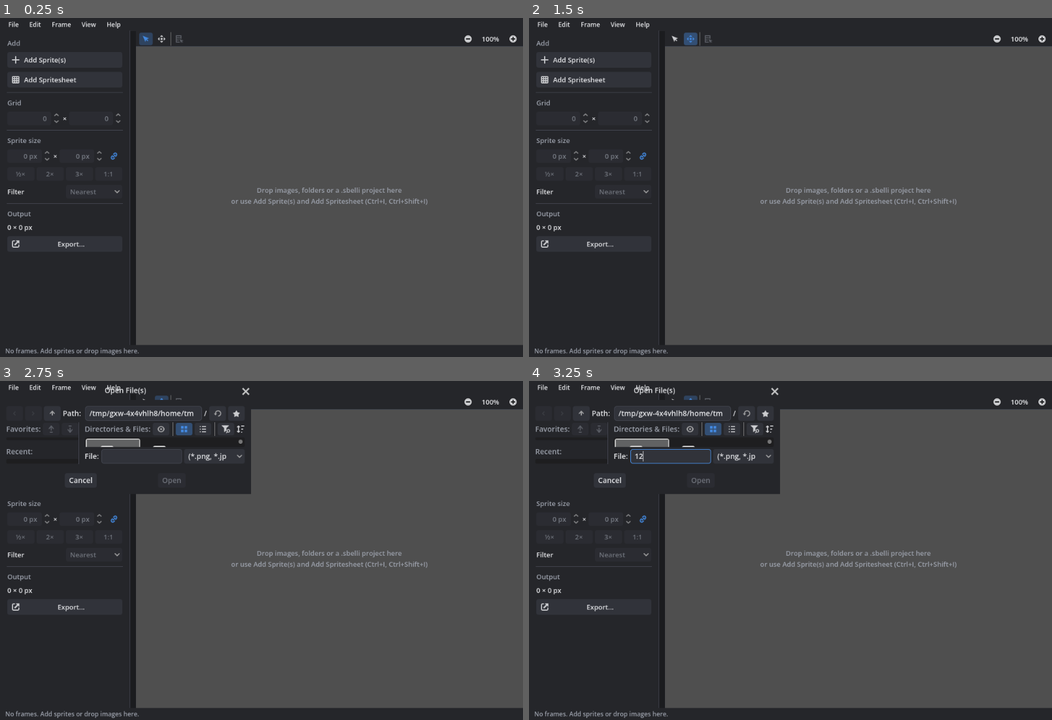
Above: before the commit, frames 1-4 (two rows, left to right).
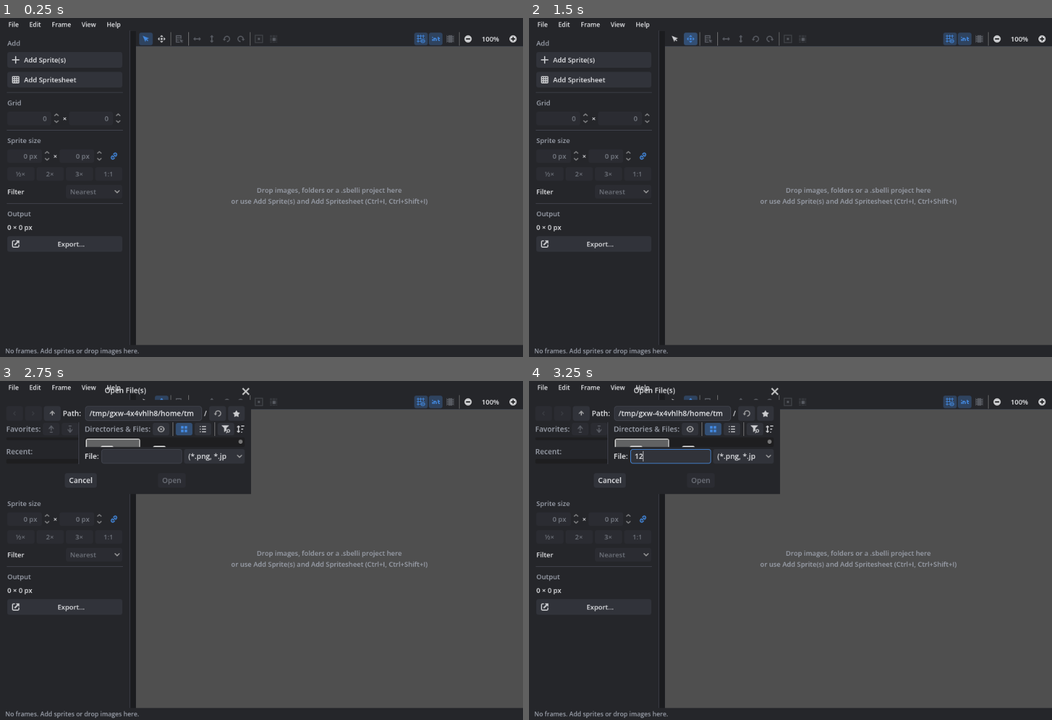
Above: after the commit, the same moments.

Repository: caleb-tognoli/spritesheetbelli
Game: Godot game, scene res://ui/main/main.tscn
The game is run twice, just before and just after one commit, with the same random seed, the same clock (stepped at 60 frames per second) and the same inputs.
Inputs (mouse positions are in pixels of both pictures, inside the frame that each line leads up to):
- Up to frame 1 (0.25 s): no input
- Up to frame 2 (1.5 s): click (675, 38) at 0.52 s; click (691, 38) at 1.27 s
- Up to frame 3 (2.75 s): click "Add Sprite(s)" at 2 s
- Up to frame 4 (3.25 s): click (670, 455) at 2.77 s; type "12" at 2.85 s

The runs differ from the first frame. In frame 1, 0.3% of the frame differs, in the area x 36-88%, y 4-9%; in frame 2, 0.3%; in frame 3, 0.3%; in frame 4, 0.3%.

Commit message:
Toolbar: flip and rotate, Align in Cell, Trim and view toggles
The toolbar gets buttons for Flip H/V and Rotate, an Align in Cell
button that opens its menu, Trim, and toggles for grid lines (G), frame
numbers (N) and the animation preview (P). Buttons are made from the
actions, so they share icons, shortcuts in their tooltips and enabled
and checked states; Actions refresh when settings change. Grid lines
and frame numbers are also in the View menu.

Diff:
--- /dev/null
+++ b/assets/icons/AnimatedTexture.svg
@@ -0,0 +1 @@
+<svg xmlns="http://www.w3.org/2000/svg" width="16" height="16"><path fill="#e0e0e0" d="M1 1v14h1v-2h2v2h8v-2h2v2h1V1h-1v2h-2V1H4v2H2V1zm1 4h2v2H2zm10 0h2v2h-2zM2 9h2v2H2zm10 0h2v2h-2z"/></svg>
--- /dev/null
+++ b/assets/icons/GridToggle.svg
@@ -0,0 +1 @@
+<svg xmlns="http://www.w3.org/2000/svg" width="16" height="16"><path fill="#e0e0e0" d="M2 0v2H0v1h2v4H0v1h2v4H0v1h2v2h1v-2h3.125A5.5 5 0 0 1 6 12H3V8h4v1.143a5.5 5 0 0 1 1-.99V8h.223A5.5 5 0 0 1 11.5 7H8V3h4v4h-.5a5.5 5 0 0 1 3.297 1H15V7h-2V3h2V2h-2V0h-1v2H8V0H7v2H3V0H2zm1 3h4v4H3V3zm8.485 5.261c-1.648 0-3.734 1.256-4.485 3.68a.645.645 0 0 0-.004.367C7.721 14.846 9.873 16 11.486 16c1.612 0 3.764-1.154 4.489-3.692a.645.645 0 0 0 0-.356c-.71-2.443-2.842-3.691-4.49-3.691zm0 1.29a2.58 2.58 0 0 1 0 5.16 2.58 2.58 0 0 1 0-5.16zm0 1.29a1.29 1.29 0 0 0 0 2.58 1.29 1.29 0 0 0 0-2.58z"/></svg>
--- /dev/null
+++ b/assets/icons/int.svg
@@ -0,0 +1 @@
+<svg xmlns="http://www.w3.org/2000/svg" width="16" height="12"><path fill="#e0e0e0" d="m1 2v2h2v-2zm11 0v5a3 3 0 0 0 3 3h1v-2h-1a1 1 0 0 1 -1-1v-1h2v-2h-2v-2zm-8 2v6h2v-4h1a1 1 0 0 1 1 1v3h2v-3a3 3 0 0 0 -3-3h-1zm-3 2v4h2v-4z"/></svg>
--- a/project.godot
+++ b/project.godot
@@ -153,6 +153,16 @@
 "events": [Object(InputEventKey,"resource_local_to_scene":false,"resource_name":"","device":-1,"window_id":0,"alt_press …(190 unchanged characters)…
 ]
 }
+toggle_grid={
+"deadzone": 0.2,
+"events": [Object(InputEventKey,"resource_local_to_scene":false,"resource_name":"","device":-1,"window_id":0,"alt_pressed":false,"shift_pressed":false,"ctrl_pressed":false,"meta_pressed":false,"pressed":false,"keycode":71,"physical_keycode":0,"key_label":0,"unicode":0,"location":0,"echo":false,"script":null)
+]
+}
+toggle_indices={
+"deadzone": 0.2,
+"events": [Object(InputEventKey,"resource_local_to_scene":false,"resource_name":"","device":-1,"window_id":0,"alt_pressed":false,"shift_pressed":false,"ctrl_pressed":false,"meta_pressed":false,"pressed":false,"keycode":78,"physical_keycode":0,"key_label":0,"unicode":0,"location":0,"echo":false,"script":null)
+]
+}
 toggle_history={
 "deadzone": 0.2,
 "events": [Object(InputEventKey,"resource_local_to_scene":false,"resource_name":"","device":-1,"window_id":0,"command_o …(184 unchanged characters)…
--- a/scripts/autoloaded/actions.gd
+++ b/scripts/autoloaded/actions.gd
@@ -12,6 +12,8 @@
 func _ready() -> void:
 	Global.spritesheet.updated.connect(refresh)
 	Global.document.changed.connect(refresh)
+	# Toggles can follow settings
+	Settings.changed.connect(refresh.unbind(1))
 
 
 func add(
--- a/tests/unit/test_actions.gd
+++ b/tests/unit/test_actions.gd
@@ -184,3 +184,32 @@
 	get_viewport().push_input(event)
 	await get_tree().process_frame
 	assert_eq(sheet.get_frame_rect_in_cell(Vector2i(0, 0)).end.y, 16, "at the bottom")
+
+
+func test_toolbar_buttons_follow_their_actions() -> void:
+	var area: PreviewArea = main.preview_area
+	var flip: Button = area._action_buttons[&"flip_h"]
+	assert_eq(flip.tooltip_text, "Flip Horizontally (H)")
+	main.preview.set_selected_coords([] as Array[Vector2i])
+	await get_tree().process_frame
+	assert_true(flip.disabled, "nothing selected")
+	var align_button: Button = area._menu_buttons.keys()[0]
+	assert_true(align_button.disabled)
+	main.preview.set_selected_coords([Vector2i(0, 0)] as Array[Vector2i])
+	await get_tree().process_frame
+	assert_false(flip.disabled)
+	assert_false(align_button.disabled)
+	var before: Image = Global.spritesheet.frames[Vector2i(0, 0)]
+	flip.pressed.emit()
+	assert_ne(Global.spritesheet.frames[Vector2i(0, 0)], before, "runs the action")
+
+	var grid: Button = area._action_buttons[&"toggle_grid"]
+	assert_true(grid.button_pressed)
+	grid.button_pressed = false
+	grid.pressed.emit()
+	await get_tree().process_frame
+	assert_false(Settings.get_value(&"show_grid"))
+	assert_false(main.preview.show_grid)
+	Settings.set_value(&"show_grid", true)
+	await get_tree().process_frame
+	assert_true(grid.button_pressed, "follows the setting")
--- a/ui/main/main_ui.gd
+++ b/ui/main/main_ui.gd
@@ -46,6 +46,9 @@
 	&"align_center": preload("res://assets/icons/ControlAlignCenter.svg"),
 	&"add_outline": preload("res://assets/icons/Rectangle.svg"),
 	&"trim": preload("res://assets/icons/RegionEdit.svg"),
+	&"toggle_grid": preload("res://assets/icons/GridToggle.svg"),
+	&"toggle_indices": preload("res://assets/icons/int.svg"),
+	&"toggle_animation": preload("res://assets/icons/AnimatedTexture.svg"),
 	&"insert_row": preload("res://assets/icons/ExpandTree.svg"),
 	&"remove_row": preload("res://assets/icons/CollapseTree.svg"),
 	&"move_row_up": preload("res://assets/icons/MoveUp.svg"),
@@ -55,6 +58,12 @@
 }
 ## Pixels to scale before it's done on worker threads behind a progress bar
 const SLOW_SCALE_WORK := 1_000_000
+## Action buttons in the toolbar, in groups, and the view toggles next to the zoom
+const TOOLBAR_GROUPS := [
+	[&"flip_h", &"flip_v", &"rotate_ccw", &"rotate_cw"],
+	[&"align_menu", &"trim"],
+]
+const TOOLBAR_TOGGLES: Array[StringName] = [&"toggle_grid", &"toggle_indices", &"toggle_animation"]
 ## Actions offered when right-clicking frames
 const CONTEXT_ACTIONS: Array[StringName] = [
 	&"cut",
@@ -209,6 +218,7 @@
 	(%MenuBar as MainMenuBar).recent_files.file_chosen.connect(files.open_recent)
 	_register_actions()
 	preview_area.set_context_actions(CONTEXT_ACTIONS, MainMenuBar.SUBMENUS)
+	preview_area.set_toolbar_actions(TOOLBAR_GROUPS, TOOLBAR_TOGGLES, MainMenuBar.SUBMENUS)
 	preview_area.empty_hint.text = (
 		"Drop images, folders or a .sbelli project here\n"
 		+ "or use Add Sprite(s) and Add Spritesheet (Ctrl+I, Ctrl+Shift+I)"
@@ -489,9 +499,21 @@
 		"Animation Preview",
 		func() -> void: animation.visible = not animation.visible,
 		has_frames,
-		null,
+		ICONS[&"toggle_animation"],
 		func() -> bool: return animation.visible
 	)
+	for toggle: Array in [
+		[&"toggle_grid", "Grid Lines", &"show_grid"],
+		[&"toggle_indices", "Frame Numbers", &"show_indices"],
+	]:
+		Actions.add(
+			toggle[0],
+			toggle[1],
+			func() -> void: Settings.set_value(toggle[2], not Settings.get_value(toggle[2])),
+			Callable(),
+			ICONS[toggle[0]],
+			func() -> bool: return Settings.get_value(toggle[2])
+		)
 
 	add.call(&"undo", "Undo", Global.document.undo, Global.document.can_undo)
 	add.call(&"redo", "Redo", Global.document.redo, Global.document.can_redo)
--- a/ui/main/menu_bar.gd
+++ b/ui/main/menu_bar.gd
@@ -85,6 +85,8 @@
 		&"zoom_reset",
 		&"zoom_fit",
 		&"",
+		&"toggle_grid",
+		&"toggle_indices",
 		&"toggle_animation",
 		&"edit_animations",
 		&"toggle_history",
--- a/ui/spritesheet_preview/preview_area.gd
+++ b/ui/spritesheet_preview/preview_area.gd
@@ -1,7 +1,8 @@
 class_name PreviewArea
 extends Control
 ## The spritesheet preview with its toolbar: the select and move tools, selection
-## buttons and zoom, like the toolbar above Godot's 2D editor.
+## buttons, the actions given to [method set_toolbar_actions] and zoom, like the toolbar
+## above Godot's 2D editor.
 
 const SELECT_ICON := preload("res://assets/icons/ToolSelect.svg")
 const MOVE_ICON := preload("res://assets/icons/ToolMove.svg")
@@ -29,6 +30,13 @@
 
 var _tool_group := HBoxContainer.new()
 var _tool_separator := VSeparator.new()
+## Action buttons after the selection buttons, and view toggles before the zoom
+var _edit_bar := HBoxContainer.new()
+var _view_bar := HBoxContainer.new()
+## Buttons that run actions, by action id, kept enabled and checked like their actions
+var _action_buttons: Dictionary[StringName, Button] = {}
+## Buttons that open a menu of actions, with the ids in it
+var _menu_buttons: Dictionary[Button, Array] = {}
 
 
 func _ready() -> void:
@@ -82,10 +90,14 @@
 	bar.add_child(select_none_btn)
 	select_all_btn.pressed.connect(select_all.bind(true))
 	select_none_btn.pressed.connect(select_all.bind(false))
+	for group: HBoxContainer in [_edit_bar, _view_bar]:
+		group.add_theme_constant_override("separation", 2)
+	bar.add_child(_edit_bar)
 
 	var spacer := Control.new()
 	spacer.size_flags_horizontal = Control.SIZE_EXPAND_FILL
 	bar.add_child(spacer)
+	bar.add_child(_view_bar)
 
 	# Zoom, like Godot: the percentage fits the view
 	zoom_label_btn.custom_minimum_size.x = 56
@@ -142,6 +154,62 @@
 
 	var selection_empty := is_empty or spritesheet_preview.get_selected_coords().is_empty()
 	select_none_btn.visible = not selection_empty
+
+
+## Adds buttons for actions to the toolbar: [param edit_groups] are arrays of action ids
+## after the selection buttons, each group after a separator, and [param view_ids] are
+## toggles before the zoom. An id in [param submenus] (as in
+## [method ActionPopupMenu.set_actions]) is a button that opens that menu.
+func set_toolbar_actions(edit_groups: Array, view_ids: Array[StringName], submenus := {}) -> void:
+	for group: Array in edit_groups:
+		_edit_bar.add_child(VSeparator.new())
+		for id: StringName in group:
+			_edit_bar.add_child(_action_button(id, submenus))
+	for id in view_ids:
+		_view_bar.add_child(_action_button(id, submenus))
+	_view_bar.add_child(VSeparator.new())
+	if not Actions.state_changed.is_connected(_refresh_action_buttons):
+		Actions.state_changed.connect(_refresh_action_buttons)
+	_refresh_action_buttons()
+
+
+func _action_button(id: StringName, submenus: Dictionary) -> Button:
+	if submenus.has(id):
+		var entry: Array = submenus[id]
+		var menu_button := _tool_button(entry[2] if entry.size() > 2 else null, entry[0])
+		var menu := ActionPopupMenu.new()
+		menu_button.add_child(menu)
+		var ids: Array[StringName] = []
+		ids.assign(entry[1])
+		menu.set_actions(ids, submenus)
+		menu_button.pressed.connect(
+			func() -> void:
+				var below := menu_button.get_screen_transform() * Vector2(0, menu_button.size.y)
+				menu.popup(Rect2i(Vector2i(below), Vector2i.ZERO))
+		)
+		_menu_buttons[menu_button] = ids
+		return menu_button
+	var action := Actions.get_action(id)
+	var button := _tool_button(action.icon, action.label.trim_suffix("…"))
+	var shortcut := Actions.get_shortcut_text(id)
+	if shortcut:
+		button.tooltip_text += " (%s)" % shortcut
+	button.toggle_mode = Actions.is_toggle(id)
+	button.pressed.connect(func() -> void: Actions.run(id))
+	_action_buttons[id] = button
+	return button
+
+
+func _refresh_action_buttons() -> void:
+	for id in _action_buttons:
+		var button := _action_buttons[id]
+		button.disabled = not Actions.is_enabled(id)
+		if button.toggle_mode:
+			button.set_pressed_no_signal(Actions.is_checked(id))
+	for button in _menu_buttons:
+		button.disabled = not _menu_buttons[button].any(
+			func(id: StringName) -> bool: return not id.is_empty() and Actions.is_enabled(id)
+		)
 
 
 ## Actions offered when right-clicking the preview, with [param submenus] as in
Not shown, added: assets/icons/AnimatedTexture.svg.import
Not shown, added: assets/icons/GridToggle.svg.import
Not shown, added: assets/icons/int.svg.import
Not shown, changed: CHANGELOG.md
Not shown, changed: README.md
